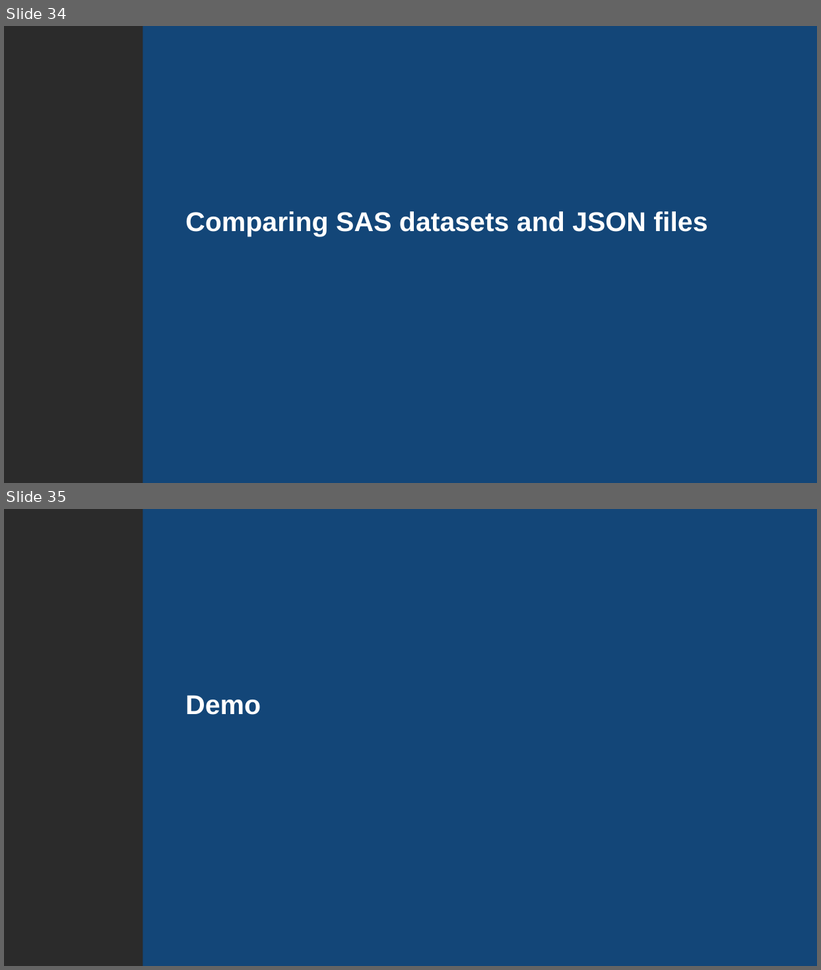
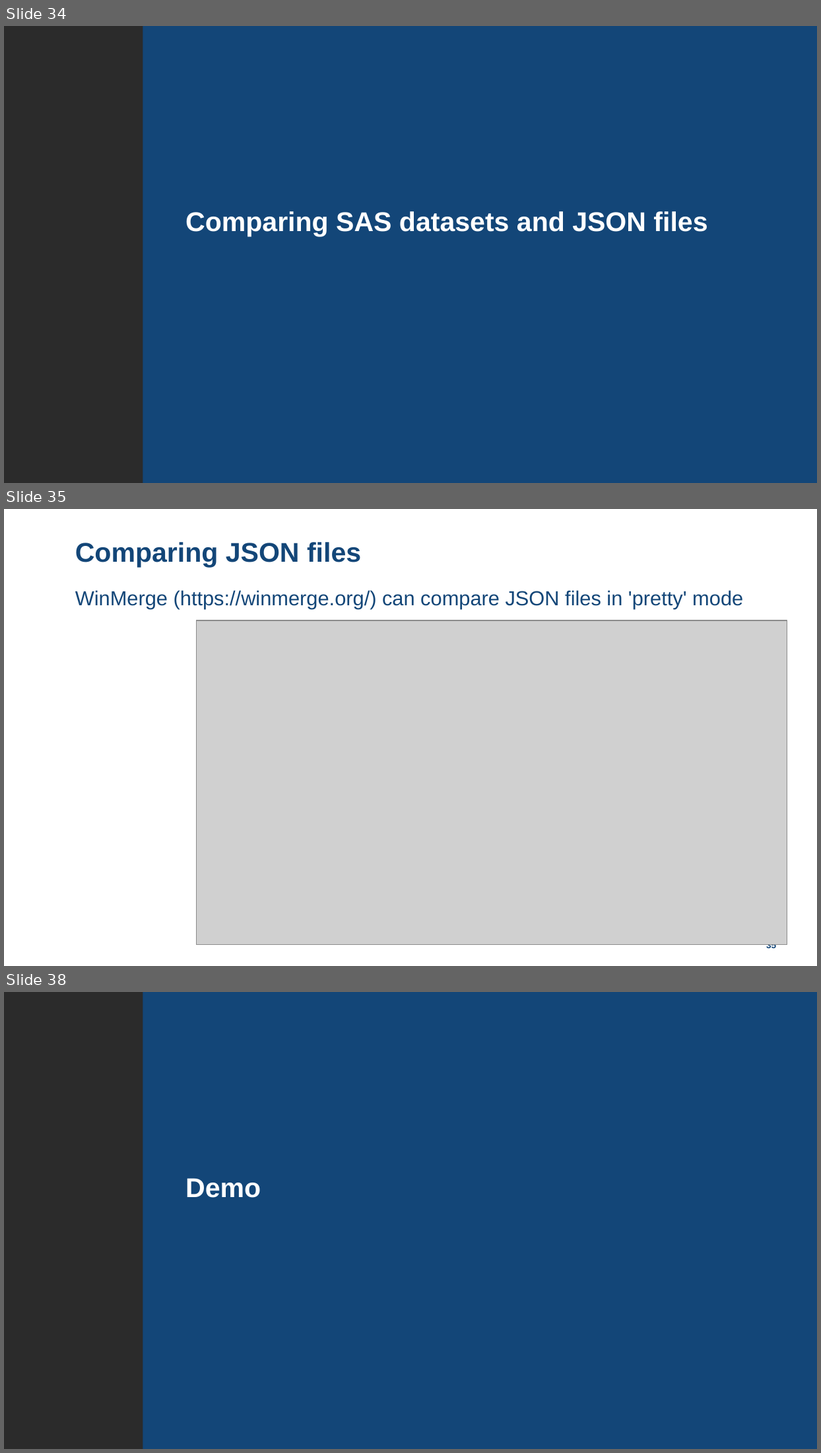
Before and after one commit to lexjansen/dataset-json-sas, a slide deck: doc/CDISC_COSA_webinar_20231005_dataset-json_SAS.pptx. Shown one above the other, each under a label of ours: slides 34 and 35 before the commit, slides 34, 35 and 38 after it; the slides between them are not shown. The pictures are 821x970 and 821x1453 pixels, drawn with LibreOffice and Linux fonts; fonts in the diff are those of the drawing; grey boxes stand for pictures; background and template pictures are left out; a plain dark background stands for a picture behind light text. Boxes give left, top, right and bottom in pixels: in the first picture for what was removed or moved away, otherwise in the second. Text is boxed around its words. In the diff, an @@ line names an element or a change of style, - is before the commit and + after.

```diff
--- a/doc/CDISC_COSA_webinar_20231005_dataset-json_SAS.pptx
+++ b/doc/CDISC_COSA_webinar_20231005_dataset-json_SAS.pptx
@@ slide 35 added at bbox=[4, 509, 817, 966], background picture (left out) @@
@@ title added at bbox=[75, 542, 361, 567], 24 pt, text #134678, bold @@
+Comparing JSON files
@@ text added at bbox=[75, 590, 743, 609], 18 pt, text #134678 @@
+WinMerge (https://winmerge.org/) can compare JSON files in 'pretty' mode
@@ picture added at bbox=[197, 621, 787, 945] @@
@@ page number added at bbox=[766, 945, 776, 951], 8 pt, text #134678, bold @@
+35
@@ what was slide 35 is now slide 38 @@
```
Also in this commit, not shown: 3 slides changed, 2 other slides added, 6 other files.
